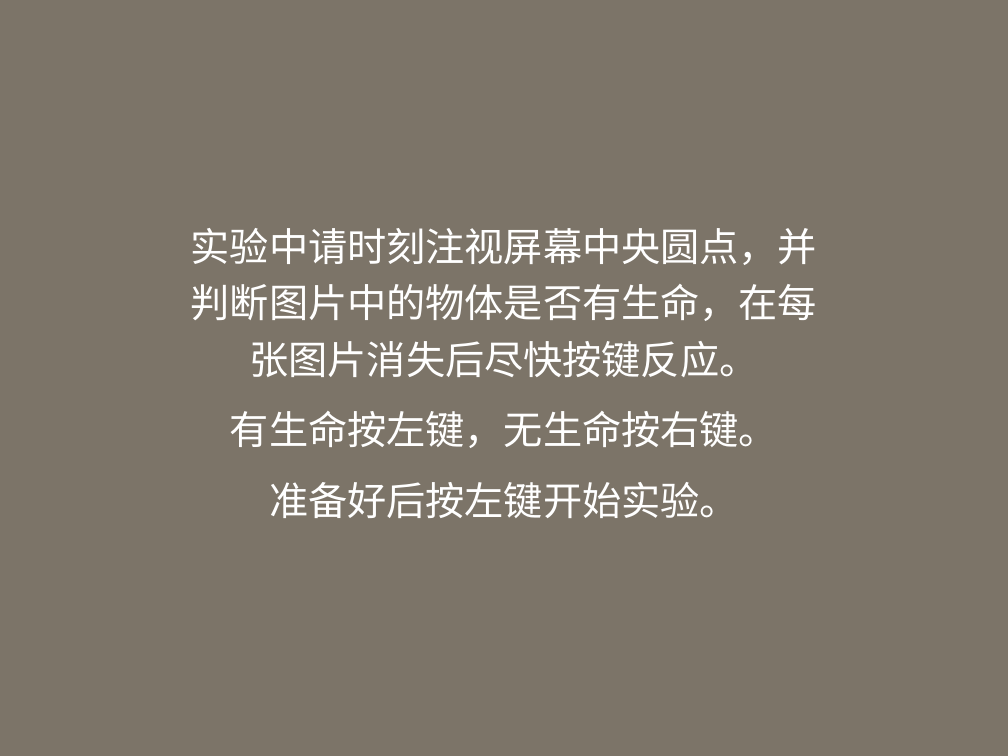
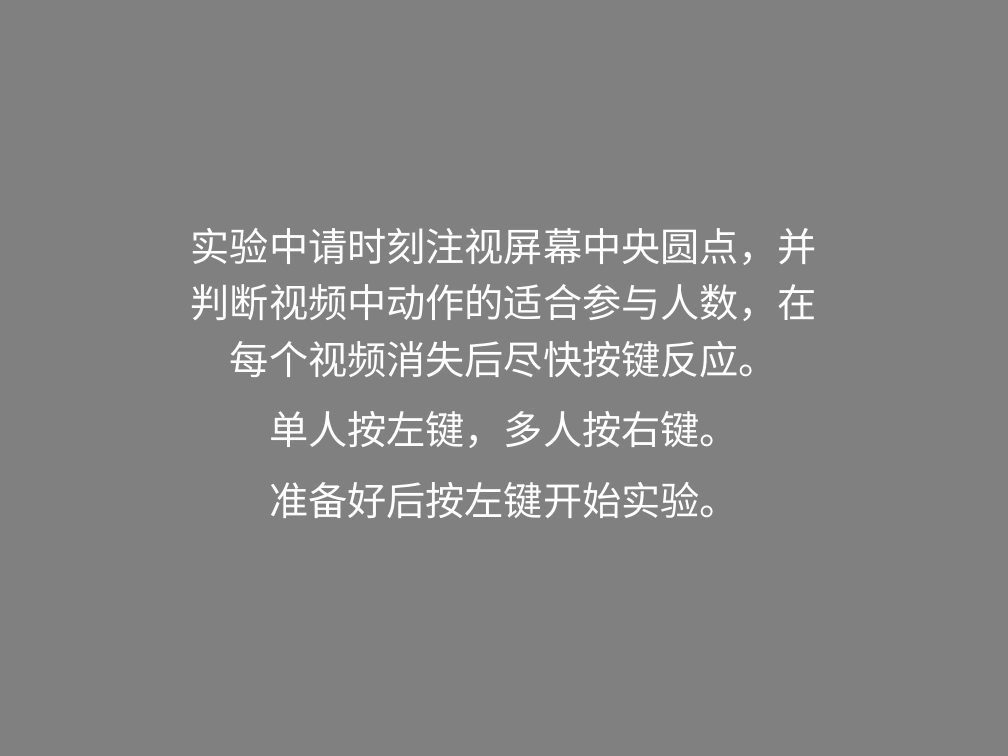
Before and after one commit to Yuxuan-Dai-psycho/NaturalVisionProject, a slide deck: slide 3 of action/instruction/instruction.pptx (slide 4 before the commit). Drawn at 1008x756 pixels with LibreOffice and Linux fonts; fonts in the diff are those of the drawing. Boxes give left, top, right and bottom in pixels: in the first picture for what was removed or moved away, otherwise in the second. Text is boxed around its words. In the diff, an @@ line names an element or a change of style, - is before the commit and + after.

```diff
--- a/action/instruction/instruction.pptx
+++ b/action/instruction/instruction.pptx
@@ background #7C7468 to #808080 @@
@@ subtitle at bbox=[191, 228, 817, 448]: text changed @@
-实验中请时刻注视屏幕中央圆点，并判断图片中的物体是否有生命，在每张图片消失后尽快按键反应。
-有生命按左键，无生命按右键。
+实验中请时刻注视屏幕中央圆点，并判断视频中动作的适合参与人数，在每个视频消失后尽快按键反应。
+单人按左键，多人按右键。
```
Also in this commit, not shown: 7 other slides changed, 7 slides removed, 8 other files.
